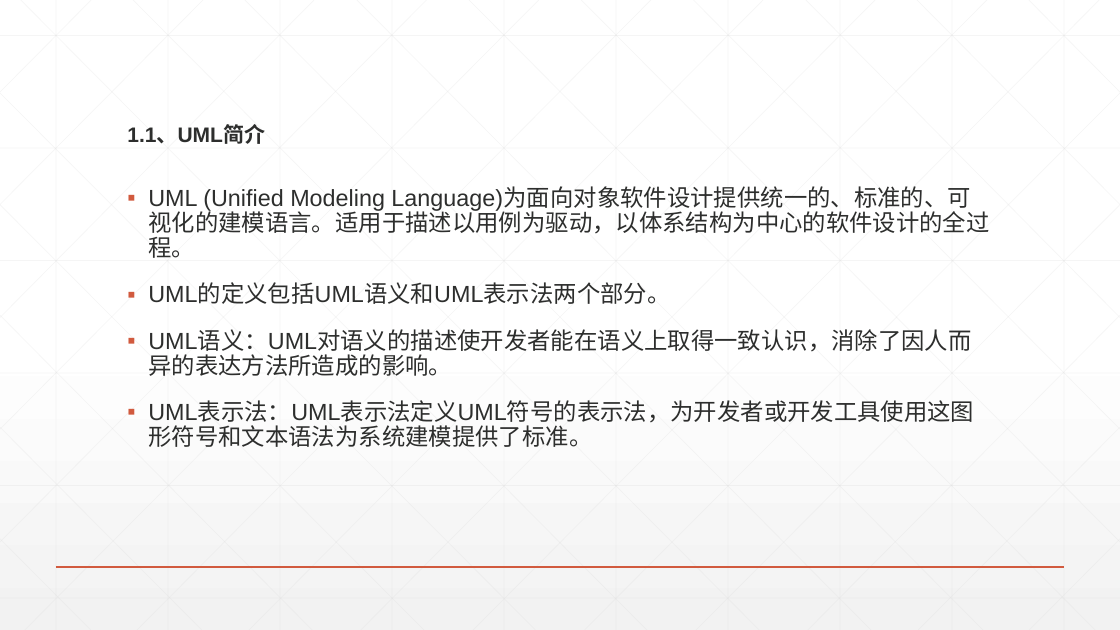
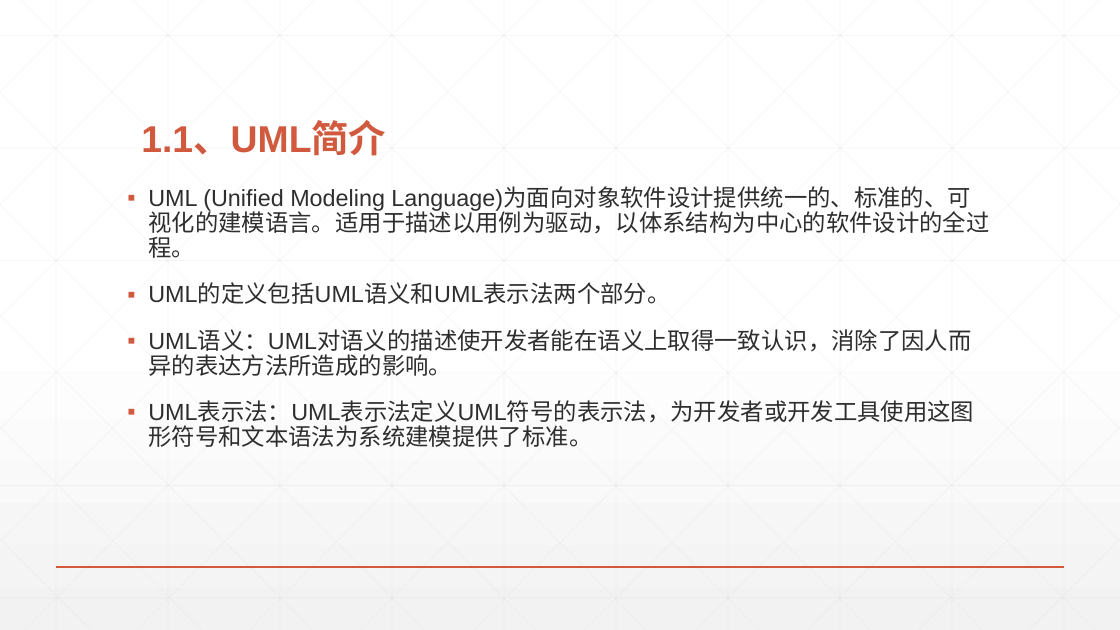
Before and after one commit to taony/Notes-UML, a slide deck: slide 2 of UML建模基础.pptx. Drawn at 1120x630 pixels with LibreOffice and Linux fonts; fonts in the diff are those of the drawing. Boxes give left, top, right and bottom in pixels: in the first picture for what was removed or moved away, otherwise in the second. Text is boxed around its words. In the diff, an @@ line names an element or a change of style, - is before the commit and + after.

```diff
--- a/UML建模基础.pptx
+++ b/UML建模基础.pptx
@@ text "1.1、UML简介": place and size @@
-text "1.1、UML简介" at box(127, 126, 265, 144)
+text "1.1、UML简介" at box(141, 123, 386, 156)
@@ text "1.1、UML简介" at box(141, 123, 386, 156): size 18 to 32 pt, text colour #2D2E2D to #D15A3E; list level 2 to 1 in "1.1、UML简介"; line spacing 1 to 0.9 @@
```
Also in this commit, not shown: 9 slides added, 3 slides removed, 1 other file.
